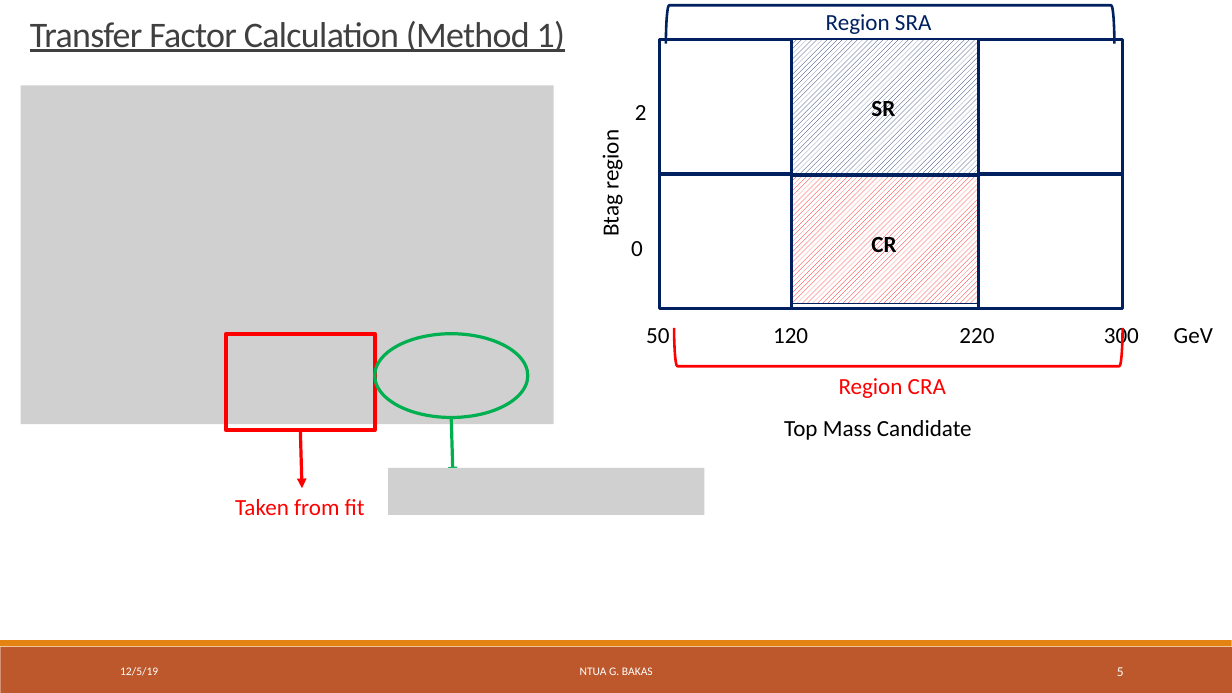
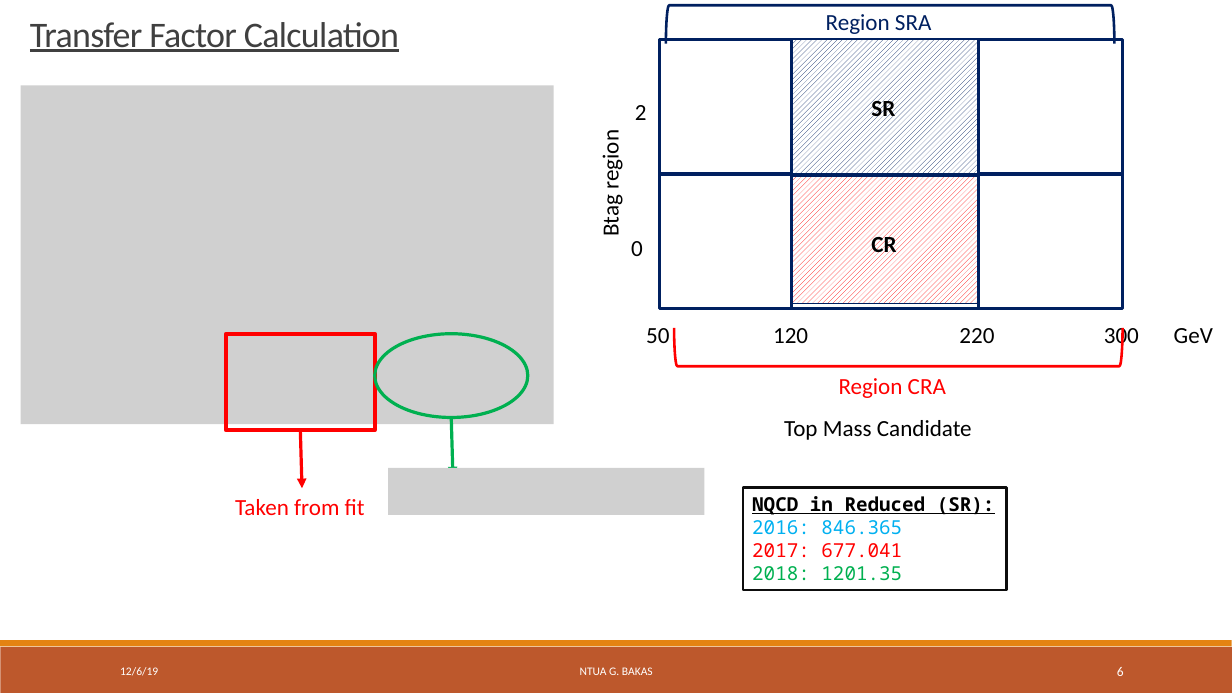
Before and after one commit to georgebakas/HEP-NTUA, a slide deck: slide 6 of Weekly Meetings/HEP_Weekly_6December2019.pptx (slide 5 before the commit). Drawn at 1232x693 pixels with LibreOffice and Linux fonts; fonts in the diff are those of the drawing; grey boxes stand for pictures; background and template pictures are left out. Boxes give left, top, right and bottom in pixels: in the first picture for what was removed or moved away, otherwise in the second. Text is boxed around its words. In the diff, an @@ line names an element or a change of style, - is before the commit and + after.

```diff
--- a/Weekly Meetings/HEP_Weekly_6December2019.pptx
+++ b/Weekly Meetings/HEP_Weekly_6December2019.pptx
@@ text at [30,22,399,52]: text changed @@
-Transfer Factor Calculation (Method 1)
+Transfer Factor Calculation
@@ rectangle added at [743,488,1006,591], outline #0D0D0D 2 pt, 15 pt, text #000000 @@
+NQCD in Reduced (SR):
+2016: 846.365
+2017: 677.041
+2018: 1201.35
@@ text at [120,667,158,676]: text changed @@
-12/5/19
+12/6/19
@@ page number at [1117,667,1124,676]: text changed @@
-5
+6
```
Also in this commit, not shown: 4 other slides changed, 4 slides added, 33 other files.
